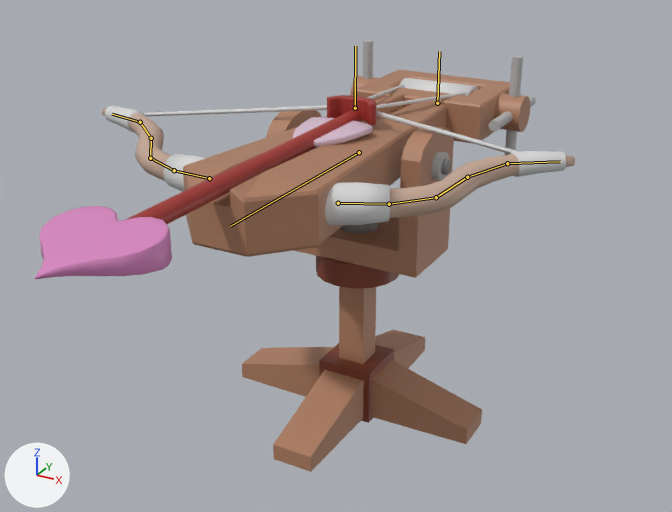
One commit to the Blender file Blender/arrow-tower.blend: the scene before it, then after it.
Camera for both pictures: a 50 mm camera at (2.75, -5.33, 3.83) aimed at (0.07, -0.45, 1.39). Arrows for +X, +Y and +Z are at lower left; the lights stay in place. Both versions are drawn at frame 0 of the action 'CrossbowPullBack'; the numbers are the values there. The bones that bend it are drawn over the model as lines.

The first picture shows 'BallistaBase', 'BallistaPitch', 'BallistaTop', 'CupidArrow'.
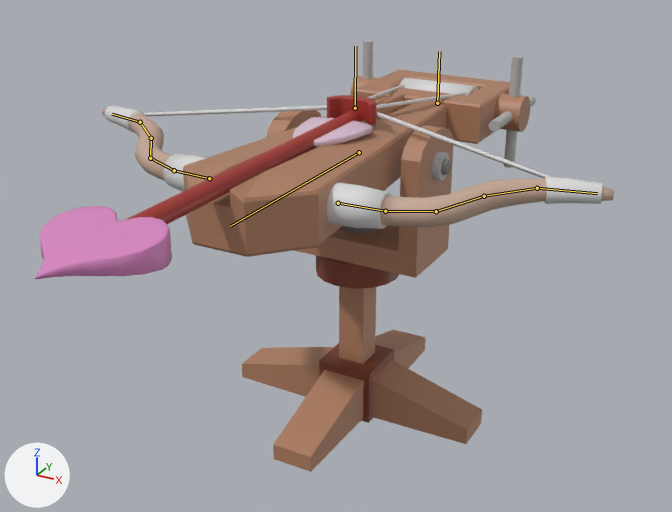
Where the change shows, as pixel boxes (x1, y1, x2, y2) in the pictures (672 x 512 px):
'BallistaTop', posed (8% wider)
    before: (102, 40, 575, 257)
    after: (102, 40, 614, 257)
bone 'Bow1.L', root to tip
    before: (338, 203) to (389, 204)
    after: (338, 203) to (385, 211)

The change in detail:
Bone 'Bow1.L' (bone_bow1_l) turns from (0, 0, -23) to (0, 0, 0) degrees about its own x, y and z.
